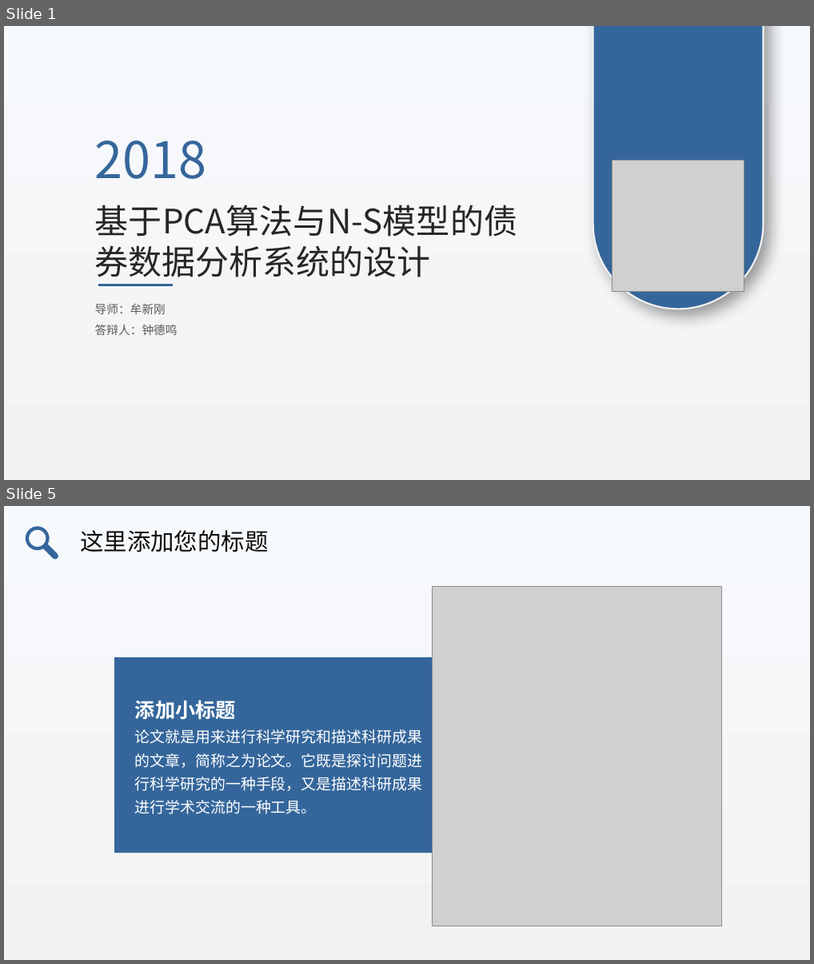
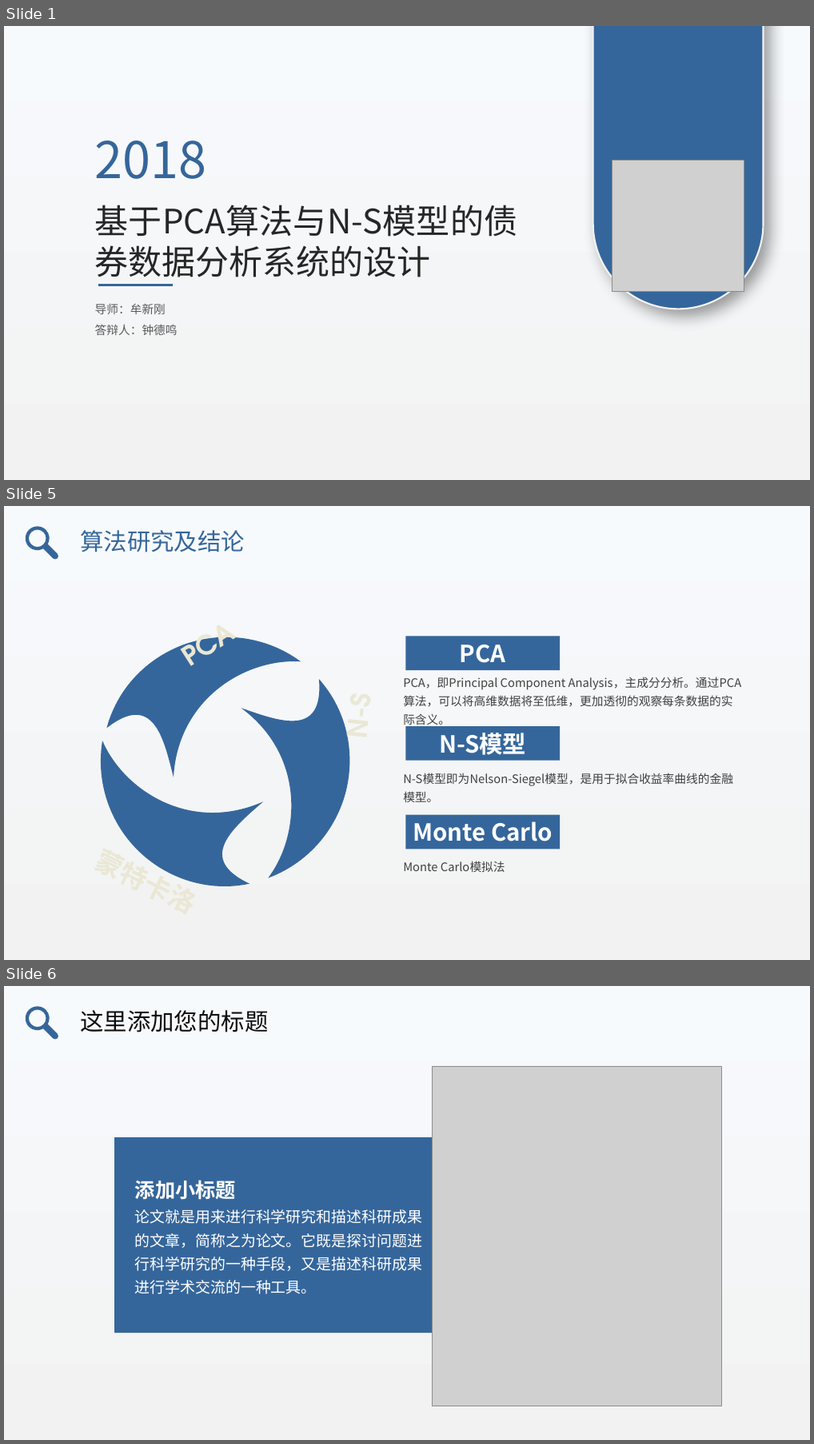
Before and after one commit to zhongdeming428/graduation-design, a slide deck: 阶段性报告/毕设答辩.pptx. Shown one above the other, each under a label of ours: slides 1 and 5 before the commit, slides 1, 5 and 6 after it; the slides between them are not shown. The pictures are 814x964 and 814x1444 pixels, drawn with LibreOffice and Linux fonts; fonts in the diff are those of the drawing; grey boxes stand for pictures. Boxes give left, top, right and bottom in pixels: in the first picture for what was removed or moved away, otherwise in the second. Text is boxed around its words. In the diff, an @@ line names an element or a change of style, - is before the commit and + after.

```diff
--- a/阶段性报告/毕设答辩.pptx
+++ b/阶段性报告/毕设答辩.pptx
@@ slide 5 added at <box>4,506,810,960</box>, background gradient #F7FAFD to #F2F2F2 @@
@@ freeform shape added at <box>25,525,59,560</box>, fill #35669B @@
@@ text added at <box>81,530,246,552</box>, 28 pt, text #35669B @@
+算法研究及结论
@@ freeform shape added at <box>90,593,316,793</box>, fill #35669B @@
@@ rectangle added at <box>406,636,560,671</box>, fill #35669B, 28 pt, text #FFFFFF, bold @@
+PCA
@@ freeform shape added at <box>241,679,350,878</box>, fill #35669B @@
@@ text added at <box>403,677,498,690</box>, 32 pt, text #EAE7D4, bold @@
+PCA
@@ text added at <box>403,676,742,727</box>, 14 pt, text #404040 @@
+PCA，即Principal Component Analysis，主成分分析。通过PCA算法，可以将高维数据将至低维，更加透彻的观察每条数据的实际含义。
@@ freeform shape added at <box>62,717,289,910</box>, fill #35669B @@
@@ text added at <box>333,704,382,738</box>, 32 pt, text #EAE7D4, bold @@
+N-S
@@ rectangle added at <box>406,726,560,760</box>, fill #35669B, 28 pt, text #FFFFFF, bold @@
+N-S模型
@@ text added at <box>403,772,734,802</box>, 14 pt, text #404040 @@
+N-S模型即为Nelson-Siegel模型，是用于拟合收益率曲线的金融模型。
@@ rectangle added at <box>406,815,560,849</box>, fill #35669B, 28 pt, text #FFFFFF, bold @@
+Monte Carlo
@@ text added at <box>93,840,190,881</box>, 32 pt, text #EAE7D4, bold @@
+蒙特卡洛
@@ text added at <box>403,860,506,872</box>, 14 pt, text #404040 @@
+Monte Carlo模拟法
@@ what was slide 5 is now slide 6 @@
```
Also in this commit, not shown: 1 slide changed, 2 other slides added, 3 slides removed, 1 other file.
